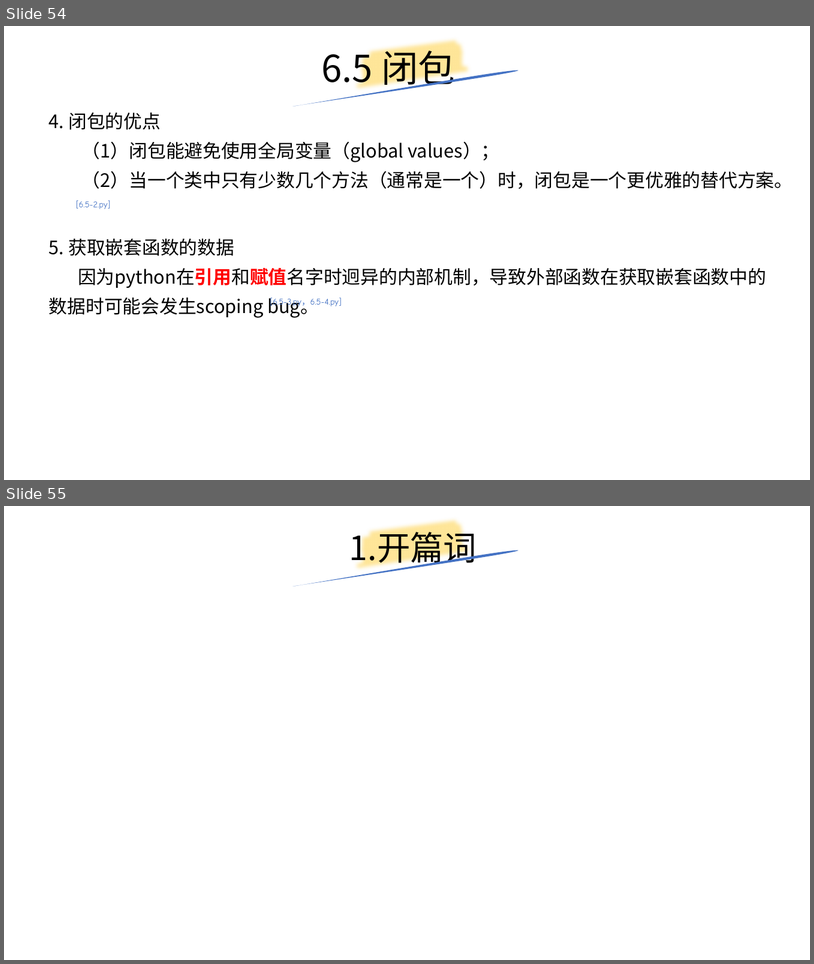
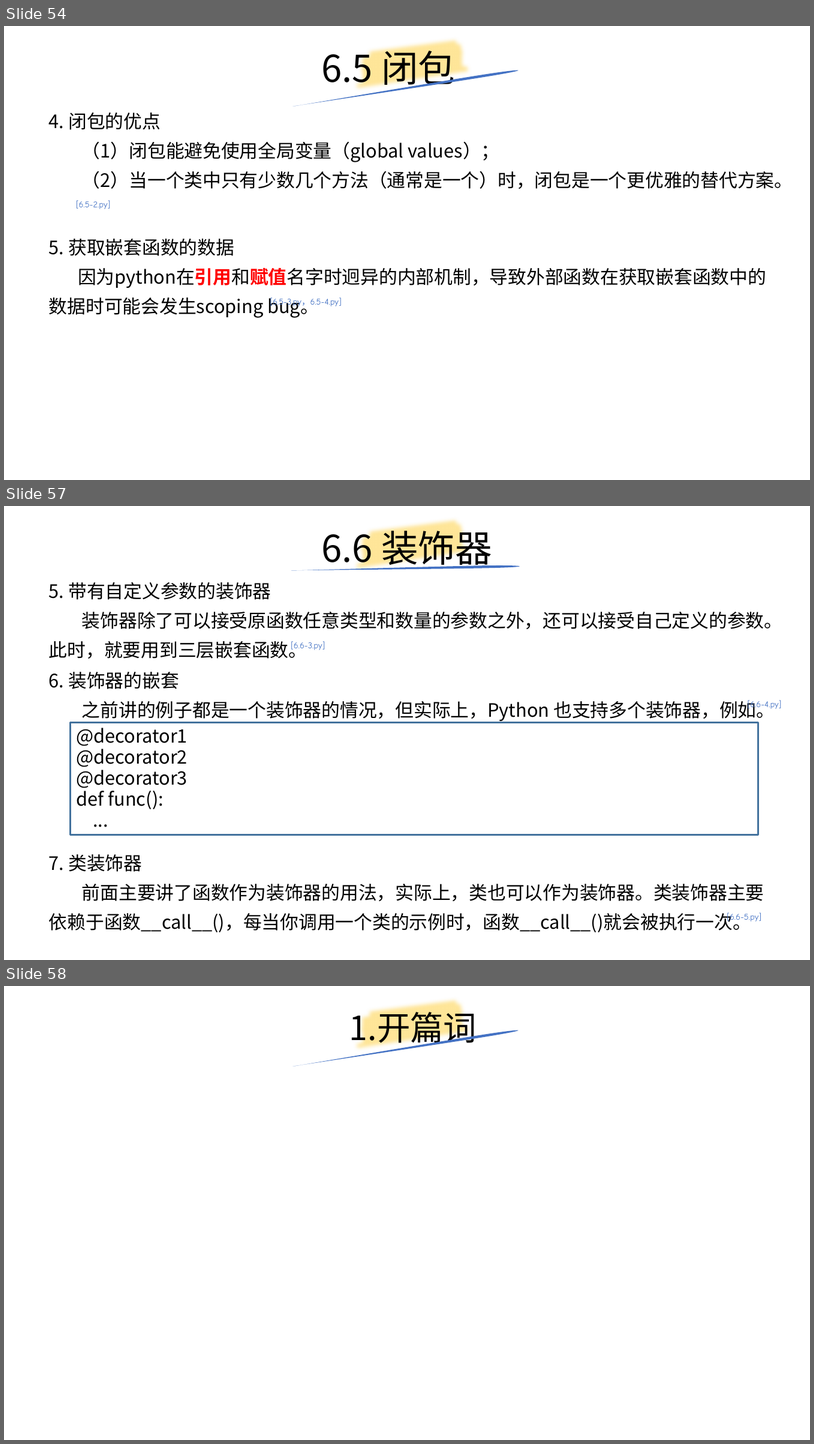
Before and after one commit to yiwenliu/CorePython, a slide deck: PPT/CorePython.pptx. Shown one above the other, each under a label of ours: slides 54 and 55 before the commit, slides 54, 57 and 58 after it; the slides between them are not shown. The pictures are 814x964 and 814x1444 pixels, drawn with LibreOffice and Linux fonts; fonts in the diff are those of the drawing. Boxes give left, top, right and bottom in pixels: in the first picture for what was removed or moved away, otherwise in the second. Text is boxed around its words. In the diff, an @@ line names an element or a change of style, - is before the commit and + after.

```diff
--- a/PPT/CorePython.pptx
+++ b/PPT/CorePython.pptx
@@ slide 57 added at (x1=4, y1=506, x2=810, y2=960), background #FFFFFF @@
@@ freeform shape added at (x1=353, y1=506, x2=476, y2=586), outline #FFE699 16 pt @@
@@ title added at (x1=322, y1=524, x2=492, y2=571), 44 pt, text #000000 @@
+6.6 装饰器
@@ freeform shape added at (x1=291, y1=565, x2=520, y2=570), fill #4472C4 @@
@@ text added at (x1=49, y1=582, x2=783, y2=658), 22 pt, text #000000 @@
+5. 带有自定义参数的装饰器
+装饰器除了可以接受原函数任意类型和数量的参数之外，还可以接受自己定义的参数。
+此时，就要用到三层嵌套函数。
@@ text added at (x1=291, y1=641, x2=325, y2=650), 18 pt, text #4472C4 @@
+[6.6-3.py]
@@ text added at (x1=49, y1=672, x2=775, y2=722), 22 pt, text #000000 @@
+6. 装饰器的嵌套
+之前讲的例子都是一个装饰器的情况，但实际上，Python 也支持多个装饰器，例如。
@@ text added at (x1=748, y1=700, x2=782, y2=711), 18 pt, text #4472C4 @@
+[6.6-4.py]
@@ rectangle added at (x1=71, y1=723, x2=759, y2=834), outline #43739E 2.25 pt, 22 pt, text #000000 @@
+@decorator1
+@decorator2
+@decorator3
+def func():
+...
@@ text added at (x1=49, y1=854, x2=765, y2=932), 22 pt, text #000000 @@
+7. 类装饰器
+前面主要讲了函数作为装饰器的用法，实际上，类也可以作为装饰器。类装饰器主要依赖于函数__call__()，每当你调用一个类的示例时，函数__call__()就会被执行一次。
@@ text added at (x1=727, y1=912, x2=762, y2=922), 18 pt, text #4472C4 @@
+[6.6-5.py]
@@ what was slide 55 is now slide 58 @@
```
Also in this commit, not shown: 2 other slides added, 5 other files.
